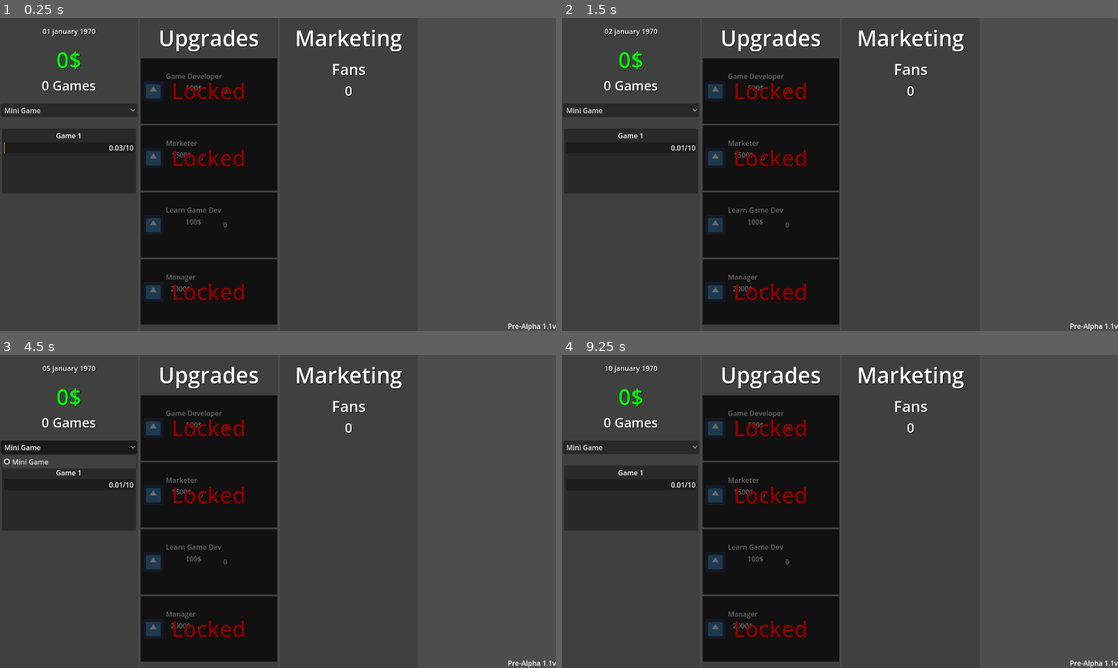
Above: before the commit, frames 1-4 (two rows, left to right).
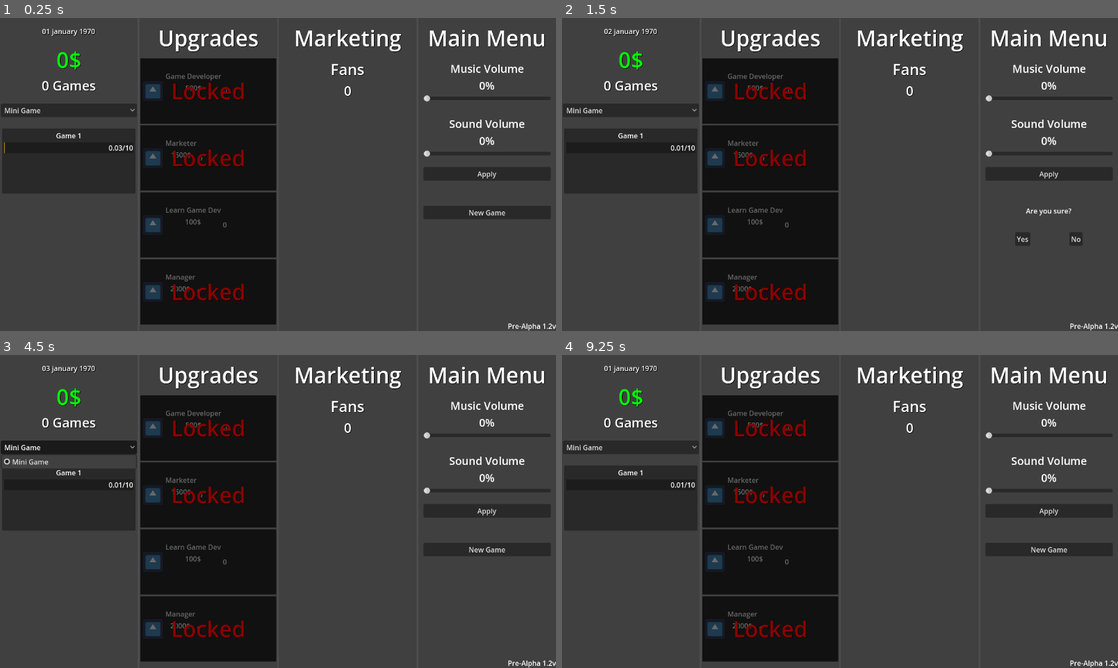
Above: after the commit, the same moments.

Repository: lolo111channel/GameDevClicker
Game: Godot game, scene res://Levels/level.tscn
Same seed, same stepped clock (60 frames per second), same inputs: the game is played once before the commit and once after it. The engine's default icon, where the game draws it, is replaced by a stand-in: a white triangle on a blue panel in a dark square.
Inputs (mouse positions are in pixels of both pictures, inside the frame that each line leads up to):
- Up to frame 1 (0.25 s): no input
- Up to frame 2 (1.5 s): click (1051, 174) at 0.5 s, where only the run after the commit has a clickable "Apply"; click (1051, 212) at 1.25 s, where only the run after the commit has a clickable "New Game"
- Up to frame 3 (4.5 s): click (461, 577) at 2 s, where only the run after the commit has a clickable "Yes"; click (489, 549) at 2.75 s, where only the run after the commit has a clickable "New Game"; click (511, 577) at 3.5 s, where only the run after the commit has a clickable "No"; click "Mini Game" at 4.25 s
- Up to frame 4 (9.25 s): click "Mini Game" at 5 s; click (1051, 511) at 5.75 s, where only the run after the commit has a clickable "Apply"; click "Mini Game" at 6.5 s; click (1051, 511) at 7.25 s, where only the run after the commit has a clickable "Apply"; click (1051, 549) at 8 s, where only the run after the commit has a clickable "New Game"; click (1023, 577) at 8.75 s, where only the run after the commit has a clickable "Yes"

The runs differ from the first frame. In frame 1, 5.1% of the frame differs, in the area x 7-100%, y 3-100%; in frame 2, 4.4%; in frame 3, 5.1%; in frame 4, 5.1%.

Commit message:
Pre-Alpha 1.2

Diff:
--- a/Levels/level.tscn
+++ b/Levels/level.tscn
@@ -32,12 +32,6 @@
 player = NodePath("../Player")
 marketing = NodePath("../Marketing")
 
-[node name="GameTime" type="Node2D" parent="." node_paths=PackedStringArray("calculation_stats")]
-script = ExtResource("2_fk7sv")
-calculation_stats = NodePath("../CalculationStats")
-
-[node name="SaveObject" parent="GameTime" instance=ExtResource("6_24glm")]
-
 [node name="Player" parent="." instance=ExtResource("1_262ob")]
 
 [node name="Workers" type="Node2D" parent="." node_paths=PackedStringArray("player", "game_time")]
@@ -58,6 +52,12 @@
 
 [node name="SaveObject" parent="Reviews" instance=ExtResource("6_24glm")]
 
+[node name="GameTime" type="Node2D" parent="." node_paths=PackedStringArray("calculation_stats")]
+script = ExtResource("2_fk7sv")
+calculation_stats = NodePath("../CalculationStats")
+
+[node name="SaveObject" parent="GameTime" instance=ExtResource("6_24glm")]
+
 [node name="CalculationStats" type="Node2D" parent="." node_paths=PackedStringArray("player", "workers", "marketing")]
 script = ExtResource("3_224mo")
 player = NodePath("../Player")
--- a/Scripts/CalculationStats.gd
+++ b/Scripts/CalculationStats.gd
@@ -6,8 +6,12 @@
 
 
 func calculation_stats(seconds) -> void:
+	print("calculation_stats")
+
+
 	var points : int = workers.get_workers_points()
 	var how_many_games_made : float = seconds * player.get_game_per_second(points)
+	print(points)
 
 	var how_many_earned : int = player.making_current_game_clone.min_earnings * round(how_many_games_made)
 	if how_many_earned > 0:
--- a/Scripts/GameTime/GameTime.gd
+++ b/Scripts/GameTime/GameTime.gd
@@ -60,6 +60,9 @@
 
 	saved_date = current_date
 
+	print(seconds_that_have_passed_from_last_launch)
+	print(seconds_in_game_elapsed)
+	print(idle_seconds_that_elapsed)
 	if calculation_stats:
 		calculation_stats.calculation_stats(idle_seconds_that_elapsed)
 
--- a/Scripts/SaveObject/SaveObject.gd
+++ b/Scripts/SaveObject/SaveObject.gd
@@ -1,6 +1,7 @@
 class_name SaveObject extends Node
 
 var parent_node : Node
+signal data_loaded
 
 func _ready() -> void:
 	parent_node = get_parent()
@@ -10,6 +11,8 @@
 			if SaveSystem.data[parent_node.name].has(i):
 				parent_node.set(i,SaveSystem.data[parent_node.name][i])
 
+	emit_signal("data_loaded")
+
 func _process(delta) -> void:
 	for i in SaveSystem.get_data_to_save(parent_node.name):
 		SaveSystem.save_data(parent_node.name,i,parent_node.get(i))
--- a/Scripts/SaveSystem.gd
+++ b/Scripts/SaveSystem.gd
@@ -25,6 +25,10 @@
 	],
 	"Reviews" = [
 		"effects"
+	],
+	"MainMenu" = [
+		"sound_volume",
+		"music_volume"
 	]
 }
 
@@ -87,3 +91,9 @@
 	if data.has(node_name):
 		if data[node_name].has(value_name):
 			return data[node_name][value_name]
+
+
+func reset_save() -> void:
+	data = {}
+	save_game()
+	get_tree().reload_current_scene()
--- a/Scripts/Sounds/play_sound_by_pressed_button.tscn
+++ b/Scripts/Sounds/play_sound_by_pressed_button.tscn
@@ -3,4 +3,5 @@
 [ext_resource type="Script" path="res://Scripts/Sounds/PlaySoundByPressedButton.gd" id="1_kl2l1"]
 
 [node name="PlaySoundByPressedButton" type="AudioStreamPlayer"]
+bus = &"Sounds"
 script = ExtResource("1_kl2l1")
--- a/Scripts/UI/ClickablePanel/ClickablePanel.gd
+++ b/Scripts/UI/ClickablePanel/ClickablePanel.gd
@@ -34,6 +34,7 @@
 	if hint_ui:
 		hint_ui.position = Vector2(10000000,1000)
 	mouse_enter = false
+	$Timer.stop()
 
 
 func _on_timer_timeout():
--- /dev/null
+++ b/Scripts/UI/MainMenu.gd
@@ -0,0 +1,68 @@
+extends Panel
+
+@onready var music_label : Label = $ScrollContainer/VBoxContainer/MarginContainer/MainMenuUIElements/MarginContainer2/GridContainer/MusicLabel
+@onready var music_count : Label = $ScrollContainer/VBoxContainer/MarginContainer/MainMenuUIElements/MarginContainer2/GridContainer/MusicCount
+@onready var music_slider : HSlider = $ScrollContainer/VBoxContainer/MarginContainer/MainMenuUIElements/MarginContainer2/GridContainer/MusicSlider
+
+@onready var sound_label : Label = $ScrollContainer/VBoxContainer/MarginContainer/MainMenuUIElements/MarginContainer2/GridContainer/SoundLabel
+@onready var sound_count : Label = $ScrollContainer/VBoxContainer/MarginContainer/MainMenuUIElements/MarginContainer2/GridContainer/SoundCount
+@onready var sound_slider : HSlider = $ScrollContainer/VBoxContainer/MarginContainer/MainMenuUIElements/MarginContainer2/GridContainer/SoundSlider
+
+@onready var new_game_button : Button = $ScrollContainer/VBoxContainer/MarginContainer/MainMenuUIElements/MarginContainer2/GridContainer/NewGame
+@onready var are_you_sure : Control = $ScrollContainer/VBoxContainer/MarginContainer/MainMenuUIElements/MarginContainer2/GridContainer/AreYouSure
+
+var music_volume : float = 0
+var sound_volume : float = 0
+
+func _ready() -> void:
+
+	if SaveSystem.is_data_has_value(name,"music_volume"):
+		music_volume = SaveSystem.get_value_from_save(name,"music_volume")
+
+	if SaveSystem.is_data_has_value(name,"volume_volume"):
+		sound_volume = SaveSystem.get_value_from_save(name,"sound_volume")
+
+	music_slider.value = music_volume
+	sound_slider.value = sound_volume
+	apply_settings()
+
+func _process(delta) -> void:
+	music_count.text = str(music_slider.value * 100) + "%"
+	sound_count.text = str(sound_slider.value * 100) + "%"
+
+
+func apply_settings() -> void:
+	if music_slider and sound_slider:
+
+		var bus_index = AudioServer.get_bus_index("Music")
+		AudioServer.set_bus_volume_db(
+			bus_index,
+			linear_to_db(music_slider.value)
+		)
+
+		bus_index = AudioServer.get_bus_index("Sounds")
+		AudioServer.set_bus_volume_db(
+			bus_index,
+			linear_to_db(sound_slider.value)
+		)
+
+		music_volume = music_slider.value
+		sound_volume = sound_slider.value
+
+func _on_apply_settings_pressed():
+	apply_settings()
+
+
+func _on_new_game_pressed():
+	new_game_button.visible = false
+	are_you_sure.visible = true
+
+
+
+func _on_yes_pressed():
+	SaveSystem.reset_save()
+
+
+func _on_no_pressed():
+	new_game_button.visible = true
+	are_you_sure.visible = false
--- a/Scripts/UI/hint.tscn
+++ b/Scripts/UI/hint.tscn
@@ -3,20 +3,20 @@
 [ext_resource type="Script" path="res://Scripts/UI/Hint.gd" id="1_ptj78"]
 
 [node name="Hint" type="PanelContainer" groups=["HintUI"]]
-custom_minimum_size = Vector2(274, 114)
-anchors_preset = 15
-anchor_right = 1.0
-anchor_bottom = 1.0
-offset_right = -1646.0
-offset_bottom = -966.0
+custom_minimum_size = Vector2(202, 84)
+anchors_preset = -1
+anchor_right = 0.105208
+anchor_bottom = 0.0777778
 grow_horizontal = 2
 grow_vertical = 2
 mouse_filter = 2
 script = ExtResource("1_ptj78")
+metadata/_edit_use_anchors_ = true
 
 [node name="Label" type="Label" parent="."]
 layout_mode = 2
 size_flags_vertical = 1
+theme_override_font_sizes/font_size = 10
 text = "aaaa"
 horizontal_alignment = 1
 vertical_alignment = 1
--- a/Scripts/UI/ui.tscn
+++ b/Scripts/UI/ui.tscn
@@ -15,7 +15,9 @@
 [ext_resource type="Script" path="res://Scripts/UI/ReviewUI/ReviewsUI.gd" id="11_8aldi"]
 [ext_resource type="PackedScene" uid="uid://5cun7ak7m011" path="res://Scripts/UI/ReviewUI/review_ui.tscn" id="11_qq836"]
 [ext_resource type="PackedScene" uid="uid://bha5hrnpupo4x" path="res://Scripts/UI/EffectUI/effect_ui.tscn" id="12_6l22y"]
+[ext_resource type="Script" path="res://Scripts/UI/MainMenu.gd" id="15_vfr1k"]
 [ext_resource type="PackedScene" uid="uid://dfdxk01kfb74c" path="res://Scripts/UI/hint.tscn" id="16_0i5no"]
+[ext_resource type="PackedScene" uid="uid://vny7b0q7sfdn" path="res://Scripts/SaveObject/save_object.tscn" id="16_sxmxt"]
 
 [sub_resource type="StyleBoxFlat" id="StyleBoxFlat_8g26s"]
 bg_color = Color(0.196078, 0.196078, 0.196078, 0.462745)
@@ -304,6 +306,160 @@
 review_ui_scene = ExtResource("11_qq836")
 player_ui = NodePath("../../../../../../../..")
 
+[node name="MainMenu" type="Panel" parent="GridContainer"]
+layout_mode = 2
+size_flags_horizontal = 3
+size_flags_vertical = 3
+theme_override_styles/panel = SubResource("StyleBoxFlat_8g26s")
+script = ExtResource("15_vfr1k")
+
+[node name="ScrollContainer" type="ScrollContainer" parent="GridContainer/MainMenu"]
+layout_mode = 1
+anchors_preset = 15
+anchor_right = 1.0
+anchor_bottom = 1.0
+grow_horizontal = 2
+grow_vertical = 2
+horizontal_scroll_mode = 0
+
+[node name="VBoxContainer" type="VBoxContainer" parent="GridContainer/MainMenu/ScrollContainer"]
+layout_mode = 2
+size_flags_horizontal = 3
+size_flags_vertical = 3
+
+[node name="MarginContainer" type="MarginContainer" parent="GridContainer/MainMenu/ScrollContainer/VBoxContainer"]
+layout_mode = 2
+theme_override_constants/margin_left = 2
+theme_override_constants/margin_top = 2
+theme_override_constants/margin_right = 2
+theme_override_constants/margin_bottom = 2
+
+[node name="MainMenuUIElements" type="GridContainer" parent="GridContainer/MainMenu/ScrollContainer/VBoxContainer/MarginContainer"]
+layout_mode = 2
+
+[node name="MarginContainer" type="MarginContainer" parent="GridContainer/MainMenu/ScrollContainer/VBoxContainer/MarginContainer/MainMenuUIElements"]
+layout_mode = 2
+theme_override_constants/margin_top = 5
+
+[node name="Label" type="Label" parent="GridContainer/MainMenu/ScrollContainer/VBoxContainer/MarginContainer/MainMenuUIElements"]
+layout_mode = 2
+size_flags_horizontal = 3
+theme_override_colors/font_shadow_color = Color(0, 0, 0, 1)
+theme_override_font_sizes/font_size = 50
+text = "Main Menu"
+horizontal_alignment = 1
+
+[node name="MarginContainer2" type="MarginContainer" parent="GridContainer/MainMenu/ScrollContainer/VBoxContainer/MarginContainer/MainMenuUIElements"]
+layout_mode = 2
+theme_override_constants/margin_left = 10
+theme_override_constants/margin_top = 15
+theme_override_constants/margin_right = 10
+theme_override_constants/margin_bottom = 10
+
+[node name="GridContainer" type="GridContainer" parent="GridContainer/MainMenu/ScrollContainer/VBoxContainer/MarginContainer/MainMenuUIElements/MarginContainer2"]
+layout_mode = 2
+
+[node name="MusicLabel" type="Label" parent="GridContainer/MainMenu/ScrollContainer/VBoxContainer/MarginContainer/MainMenuUIElements/MarginContainer2/GridContainer"]
+layout_mode = 2
+size_flags_horizontal = 3
+theme_override_font_sizes/font_size = 25
+text = "Music Volume"
+horizontal_alignment = 1
+
+[node name="MusicCount" type="Label" parent="GridContainer/MainMenu/ScrollContainer/VBoxContainer/MarginContainer/MainMenuUIElements/MarginContainer2/GridContainer"]
+layout_mode = 2
+size_flags_horizontal = 3
+theme_override_font_sizes/font_size = 25
+text = "0%"
+horizontal_alignment = 1
+
+[node name="MusicSlider" type="HSlider" parent="GridContainer/MainMenu/ScrollContainer/VBoxContainer/MarginContainer/MainMenuUIElements/MarginContainer2/GridContainer"]
+layout_mode = 2
+max_value = 1.0
+step = 0.01
+
+[node name="Control" type="Control" parent="GridContainer/MainMenu/ScrollContainer/VBoxContainer/MarginContainer/MainMenuUIElements/MarginContainer2/GridContainer"]
+custom_minimum_size = Vector2(0, 25)
+layout_mode = 2
+
+[node name="SoundLabel" type="Label" parent="GridContainer/MainMenu/ScrollContainer/VBoxContainer/MarginContainer/MainMenuUIElements/MarginContainer2/GridContainer"]
+layout_mode = 2
+size_flags_horizontal = 3
+theme_override_font_sizes/font_size = 25
+text = "Sound Volume"
+horizontal_alignment = 1
+
+[node name="SoundCount" type="Label" parent="GridContainer/MainMenu/ScrollContainer/VBoxContainer/MarginContainer/MainMenuUIElements/MarginContainer2/GridContainer"]
+layout_mode = 2
+size_flags_horizontal = 3
+theme_override_font_sizes/font_size = 25
+text = "0%"
+horizontal_alignment = 1
+
+[node name="SoundSlider" type="HSlider" parent="GridContainer/MainMenu/ScrollContainer/VBoxContainer/MarginContainer/MainMenuUIElements/MarginContainer2/GridContainer"]
+layout_mode = 2
+max_value = 1.0
+step = 0.01
+
+[node name="Control2" type="Control" parent="GridContainer/MainMenu/ScrollContainer/VBoxContainer/MarginContainer/MainMenuUIElements/MarginContainer2/GridContainer"]
+custom_minimum_size = Vector2(0, 15)
+layout_mode = 2
+
+[node name="ApplySettings" type="Button" parent="GridContainer/MainMenu/ScrollContainer/VBoxContainer/MarginContainer/MainMenuUIElements/MarginContainer2/GridContainer"]
+layout_mode = 2
+focus_mode = 0
+text = "Apply"
+
+[node name="Control3" type="Control" parent="GridContainer/MainMenu/ScrollContainer/VBoxContainer/MarginContainer/MainMenuUIElements/MarginContainer2/GridContainer"]
+custom_minimum_size = Vector2(0, 50)
+layout_mode = 2
+
+[node name="NewGame" type="Button" parent="GridContainer/MainMenu/ScrollContainer/VBoxContainer/MarginContainer/MainMenuUIElements/MarginContainer2/GridContainer"]
+layout_mode = 2
+focus_mode = 0
+text = "New Game"
+
+[node name="AreYouSure" type="Control" parent="GridContainer/MainMenu/ScrollContainer/VBoxContainer/MarginContainer/MainMenuUIElements/MarginContainer2/GridContainer"]
+visible = false
+layout_mode = 2
+
+[node name="CenterContainer" type="CenterContainer" parent="GridContainer/MainMenu/ScrollContainer/VBoxContainer/MarginContainer/MainMenuUIElements/MarginContainer2/GridContainer/AreYouSure"]
+layout_mode = 1
+anchors_preset = 10
+anchor_right = 1.0
+offset_bottom = 58.0
+grow_horizontal = 2
+
+[node name="GridContainer2" type="GridContainer" parent="GridContainer/MainMenu/ScrollContainer/VBoxContainer/MarginContainer/MainMenuUIElements/MarginContainer2/GridContainer/AreYouSure/CenterContainer"]
+layout_mode = 2
+
+[node name="Label" type="Label" parent="GridContainer/MainMenu/ScrollContainer/VBoxContainer/MarginContainer/MainMenuUIElements/MarginContainer2/GridContainer/AreYouSure/CenterContainer/GridContainer2"]
+layout_mode = 2
+text = "Are you sure?"
+horizontal_alignment = 1
+
+[node name="MarginContainer" type="MarginContainer" parent="GridContainer/MainMenu/ScrollContainer/VBoxContainer/MarginContainer/MainMenuUIElements/MarginContainer2/GridContainer/AreYouSure/CenterContainer/GridContainer2"]
+custom_minimum_size = Vector2(0, 30)
+layout_mode = 2
+
+[node name="CenterContainer" type="CenterContainer" parent="GridContainer/MainMenu/ScrollContainer/VBoxContainer/MarginContainer/MainMenuUIElements/MarginContainer2/GridContainer/AreYouSure/CenterContainer/GridContainer2"]
+layout_mode = 2
+
+[node name="GridContainer" type="GridContainer" parent="GridContainer/MainMenu/ScrollContainer/VBoxContainer/MarginContainer/MainMenuUIElements/MarginContainer2/GridContainer/AreYouSure/CenterContainer/GridContainer2/CenterContainer"]
+layout_mode = 2
+theme_override_constants/h_separation = 90
+columns = 2
+
+[node name="Yes" type="Button" parent="GridContainer/MainMenu/ScrollContainer/VBoxContainer/MarginContainer/MainMenuUIElements/MarginContainer2/GridContainer/AreYouSure/CenterContainer/GridContainer2/CenterContainer/GridContainer"]
+layout_mode = 2
+text = "Yes"
+
+[node name="No" type="Button" parent="GridContainer/MainMenu/ScrollContainer/VBoxContainer/MarginContainer/MainMenuUIElements/MarginContainer2/GridContainer/AreYouSure/CenterContainer/GridContainer2/CenterContainer/GridContainer"]
+layout_mode = 2
+text = "No"
+
+[node name="SaveObject" parent="GridContainer/MainMenu" instance=ExtResource("16_sxmxt")]
+
 [node name="Version" type="Label" parent="."]
 anchors_preset = 3
 anchor_left = 1.0
@@ -327,3 +483,7 @@
 
 [connection signal="item_selected" from="GridContainer/GameCreator/ScrollContainer/VBoxContainer/GridContainer/SizeOfGameContainer/SizeofGameButton" to="GridContainer/GameCreator/ScrollContainer/VBoxContainer/GridContainer/SizeOfGameContainer/SizeofGameButton" method="_on_item_selected"]
 [connection signal="pressed" from="GridContainer/GameCreator/ScrollContainer/VBoxContainer/GridContainer/SizeOfGameContainer/SizeofGameButton" to="GridContainer/GameCreator/ScrollContainer/VBoxContainer/GridContainer/SizeOfGameContainer/SizeofGameButton" method="_on_pressed"]
+[connection signal="pressed" from="GridContainer/MainMenu/ScrollContainer/VBoxContainer/MarginContainer/MainMenuUIElements/MarginContainer2/GridContainer/ApplySettings" to="GridContainer/MainMenu" method="_on_apply_settings_pressed"]
+[connection signal="pressed" from="GridContainer/MainMenu/ScrollContainer/VBoxContainer/MarginContainer/MainMenuUIElements/MarginContainer2/GridContainer/NewGame" to="GridContainer/MainMenu" method="_on_new_game_pressed"]
+[connection signal="pressed" from="GridContainer/MainMenu/ScrollContainer/VBoxContainer/MarginContainer/MainMenuUIElements/MarginContainer2/GridContainer/AreYouSure/CenterContainer/GridContainer2/CenterContainer/GridContainer/Yes" to="GridContainer/MainMenu" method="_on_yes_pressed"]
+[connection signal="pressed" from="GridContainer/MainMenu/ScrollContainer/VBoxContainer/MarginContainer/MainMenuUIElements/MarginContainer2/GridContainer/AreYouSure/CenterContainer/GridContainer2/CenterContainer/GridContainer/No" to="GridContainer/MainMenu" method="_on_no_pressed"]
--- a/Scripts/Workers/Workers.gd
+++ b/Scripts/Workers/Workers.gd
@@ -14,6 +14,10 @@
 var power_points_of_manager : float = 0.1
 
 func _ready() -> void:
+	if SaveSystem.is_data_has_value(name,"workers"):
+		workers = SaveSystem.get_value_from_save(name,"workers")
+		print(workers)
+
 	game_time.day_in_game_elapsed.connect(day_elapsed)
 
 func add_worker(role : String, count : float) -> void:
--- /dev/null
+++ b/default_bus_layout.tres
@@ -0,0 +1,15 @@
+[gd_resource type="AudioBusLayout" format=3 uid="uid://ygonlmmwct2m"]
+
+[resource]
+bus/1/name = &"Sounds"
+bus/1/solo = false
+bus/1/mute = false
+bus/1/bypass_fx = false
+bus/1/volume_db = 0.0
+bus/1/send = &"Master"
+bus/2/name = &"Music"
+bus/2/solo = false
+bus/2/mute = false
+bus/2/bypass_fx = false
+bus/2/volume_db = 0.0
+bus/2/send = &"Master"
--- a/project.godot
+++ b/project.godot
@@ -11,7 +11,7 @@
 [application]
 
 config/name="GameDevClicker"
-config/version="Pre-Alpha 1.1v"
+config/version="Pre-Alpha 1.2v"
 run/main_scene="res://Levels/level.tscn"
 config/features=PackedStringArray("4.2", "GL Compatibility")
 config/icon="res://icon.svg"
Not shown: 1 places in Scripts/UI/ui.tscn that only renumber resources
